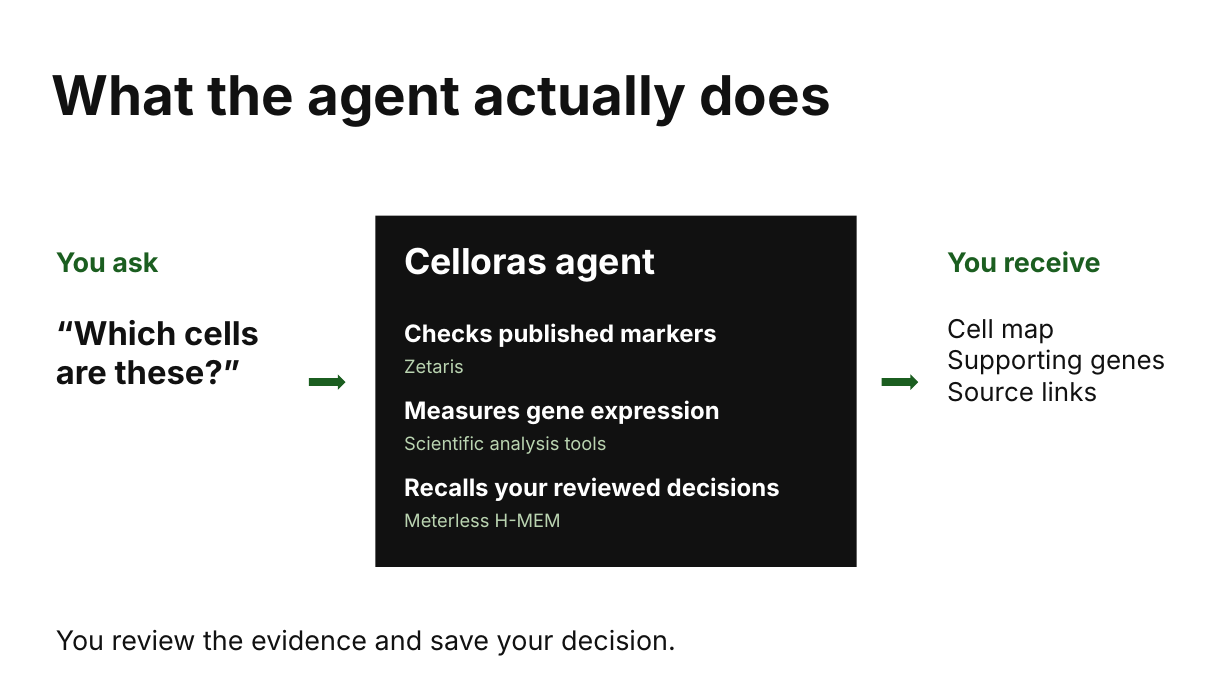
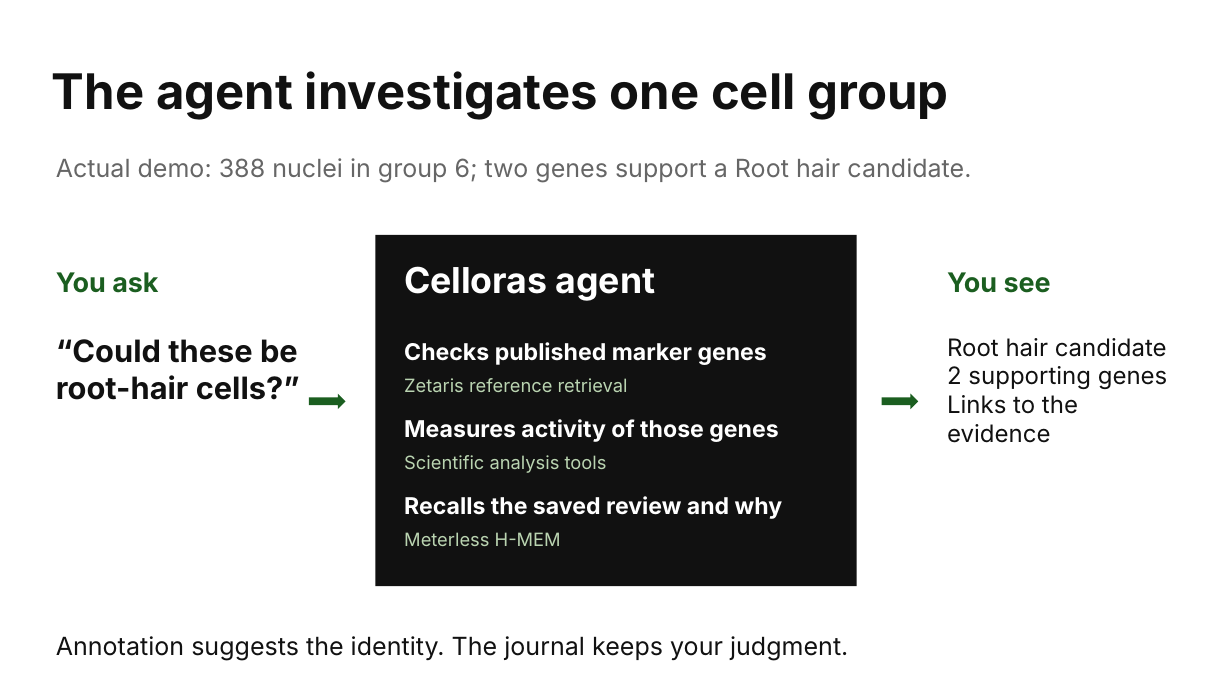
Before and after one commit to mpckkk/2026_GenAI, a slide deck: slide 3 of docs/pitchdeck/Celloras-Pitch-Deck.pptx. Drawn at 1232x693 pixels with LibreOffice and Linux fonts; fonts in the diff are those of the drawing. Boxes give left, top, right and bottom in pixels: in the first picture for what was removed or moved away, otherwise in the second. Text is boxed around its words. In the diff, an @@ line names an element or a change of style, - is before the commit and + after.

Commit message:
Ground pitch in the real soybean root-hair investigation

```diff
--- a/docs/pitchdeck/Celloras-Pitch-Deck.pptx
+++ b/docs/pitchdeck/Celloras-Pitch-Deck.pptx
@@ text at [52, 71, 948, 120]: text changed; size 42.8 to 38.2 pt @@
-What the agent actually does
+The agent investigates one cell group
@@ text added at [56, 158, 971, 182], 19.5 pt, text #666666 @@
+Actual demo: 388 nuclei in group 6; two genes support a Root hair candidate.
@@ text at [947, 272, 1051, 293]: text changed @@
-You receive
+You see
@@ text removed at [56, 320, 259, 385] @@
-“Which cells
-are these?”
@@ text added at [56, 339, 300, 400], 24 pt, text #111111, bold @@
+“Could these be
+root-hair cells?”
@@ text at [404, 342, 767, 365]: text changed; size 18.8 to 18 pt @@
-Checks published markers
+Checks published marker genes
@@ text at [947, 338, 1168, 443]: text changed; size 20.2 to 18.8 pt @@
-Cell map
-Supporting genes
-Source links
+Root hair candidate
+2 supporting genes
+Links to the evidence
@@ text at [404, 378, 628, 392]: text changed @@
-Zetaris
+Zetaris reference retrieval
@@ text at [404, 419, 778, 442]: text changed; size 18.8 to 18 pt @@
-Measures gene expression
+Measures activity of those genes
@@ 4 texts, 2 right arrows, 1 rectangle: place and size @@
-4 texts, 2 right arrows, 1 rectangle at [56, 215, 919, 567]
+4 texts, 2 right arrows, 1 rectangle at [56, 235, 919, 586]
@@ text removed at [404, 477, 780, 501] @@
-Recalls your reviewed decisions
@@ text added at [404, 496, 783, 519], 18 pt, text #FFFFFF, bold @@
+Recalls the saved review and why
@@ text at [56, 636, 848, 660]: text changed; size 21 to 19.5 pt @@
-You review the evidence and save your decision.
+Annotation suggests the identity. The journal keeps your judgment.
```
Also in this commit, not shown: 1 other slide changed, 2 slides added, 2 slides removed, 8 other files.
